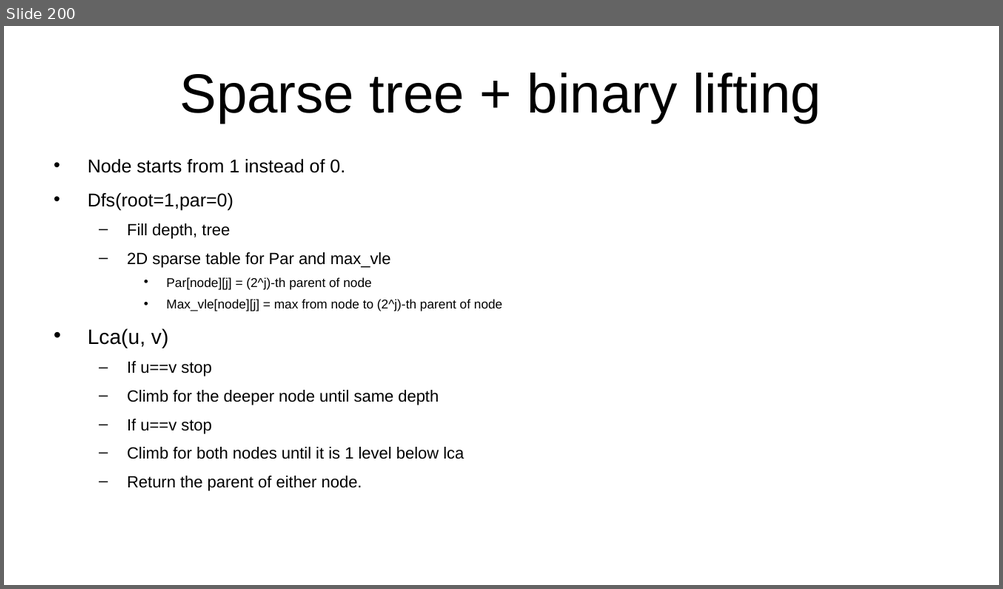
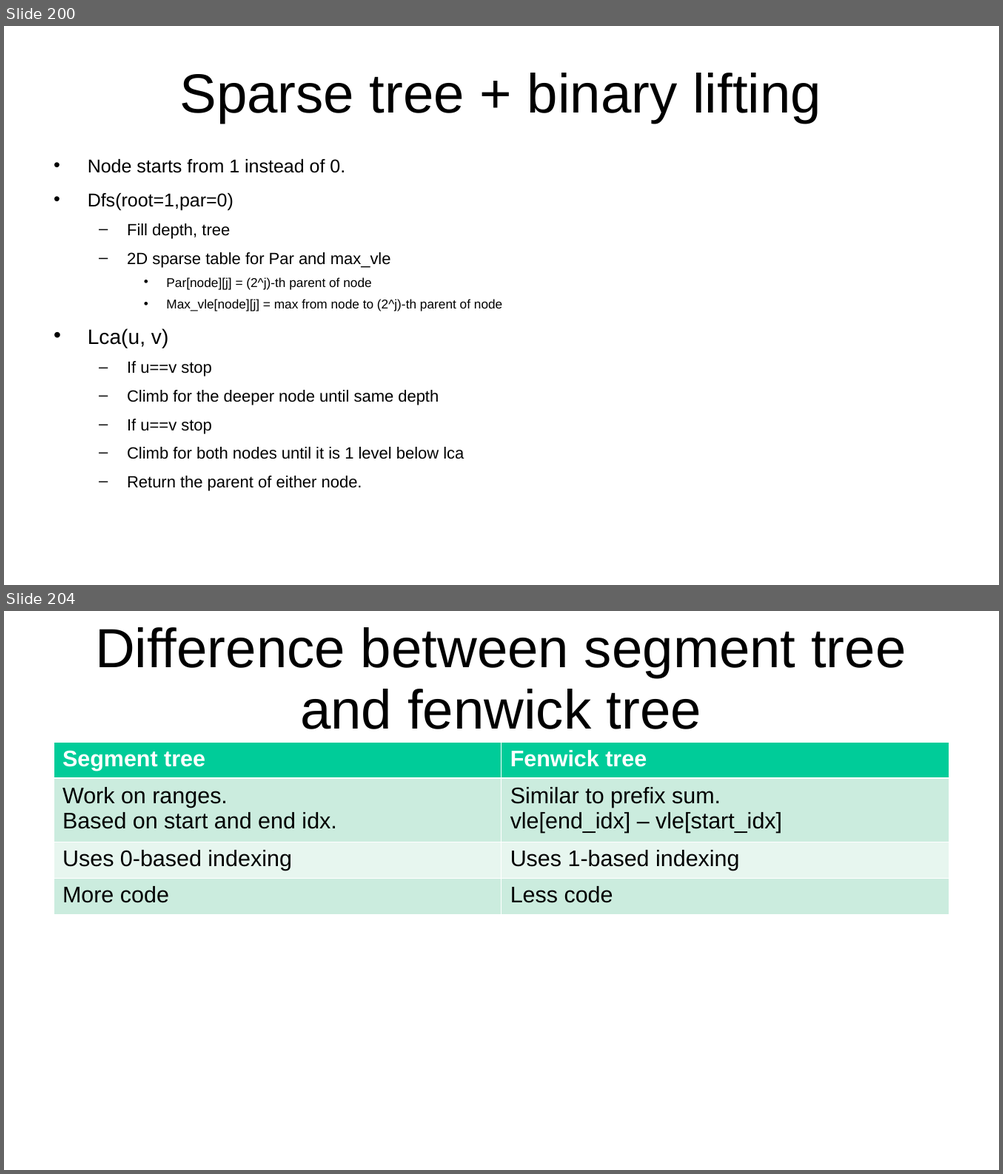
Before and after one commit to kindaichinisan/CompetitiveProgramming, a slide deck: MyCode/competitive_programming.ppt. Shown one above the other, each under a label of ours: slide 200 before the commit, slides 200 and 204 after it; the slides between them are not shown. The pictures are 1003x589 and 1003x1174 pixels, drawn with LibreOffice and Linux fonts; fonts in the diff are those of the drawing. Boxes give left, top, right and bottom in pixels: in the first picture for what was removed or moved away, otherwise in the second. Text is boxed around its words. In the diff, an @@ line names an element or a change of style, - is before the commit and + after.

Commit message:
Add FenwickTree, solve cse qn. Solve leetcode 3858.

```diff
--- a/MyCode/competitive_programming.ppt
+++ b/MyCode/competitive_programming.ppt
@@ slide 204 added at bbox=[4, 611, 999, 1170], background #FFFFFF @@
@@ title added at bbox=[95, 627, 905, 729], 44 pt, text #000000 @@
+Difference between segment tree and fenwick tree
@@ table added at bbox=[54, 742, 949, 915], 4 rows, 2 columns @@
+Segment tree | Fenwick tree
+Work on ranges. / Based on start and end idx. | Similar to prefix sum. / vle[end_idx] – vle[start_idx]
+Uses 0-based indexing | Uses 1-based indexing
+More code | Less code
```
Also in this commit, not shown: 42 other slides added, 3 other files.
